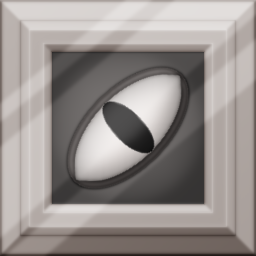
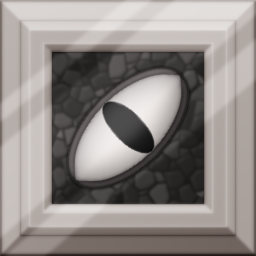
Layers edited between the first and the second 256 x 256 image:
renamed "shadow_eye copy" to "eye_open_shadow", moved it above "eye_open_black" over [66, 66, 190, 190]
painted on "lid #4" over [66, 66, 190, 190]
added layer "eye_open_lid" above "eye_open_shadow_white" over [66, 66, 190, 190]
renamed "shadow_eye" to "eye_open_shadow_white", painted on it over [66, 66, 190, 190]
added layer "lid #5" above "lid #1" over [66, 66, 190, 190]
hid "internal_pattern_circle" over [52, 52, 204, 204]
showed "internal_pattern_full_normal_or_hard_light" over [52, 52, 204, 204]
